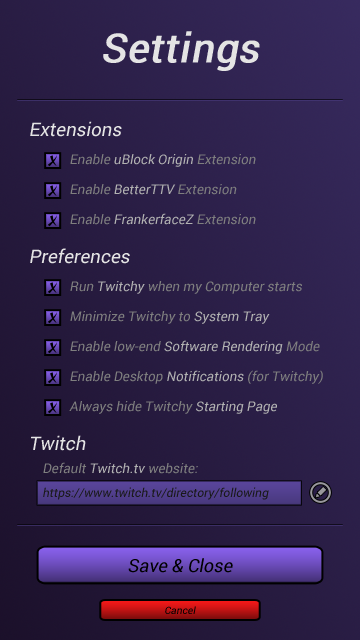
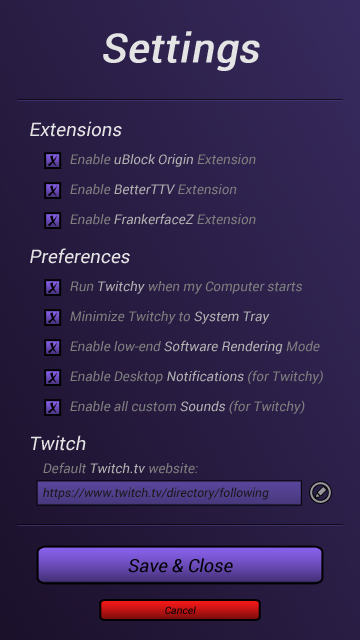
Before/after of a 360 × 640 layered artwork. What changed in the layer stack:
renamed "Always hide Twitchy Starting Page" to "Enable all custom Sounds (for Twitchy)", painted on it over [left=69, top=400, right=305, bottom=414]
